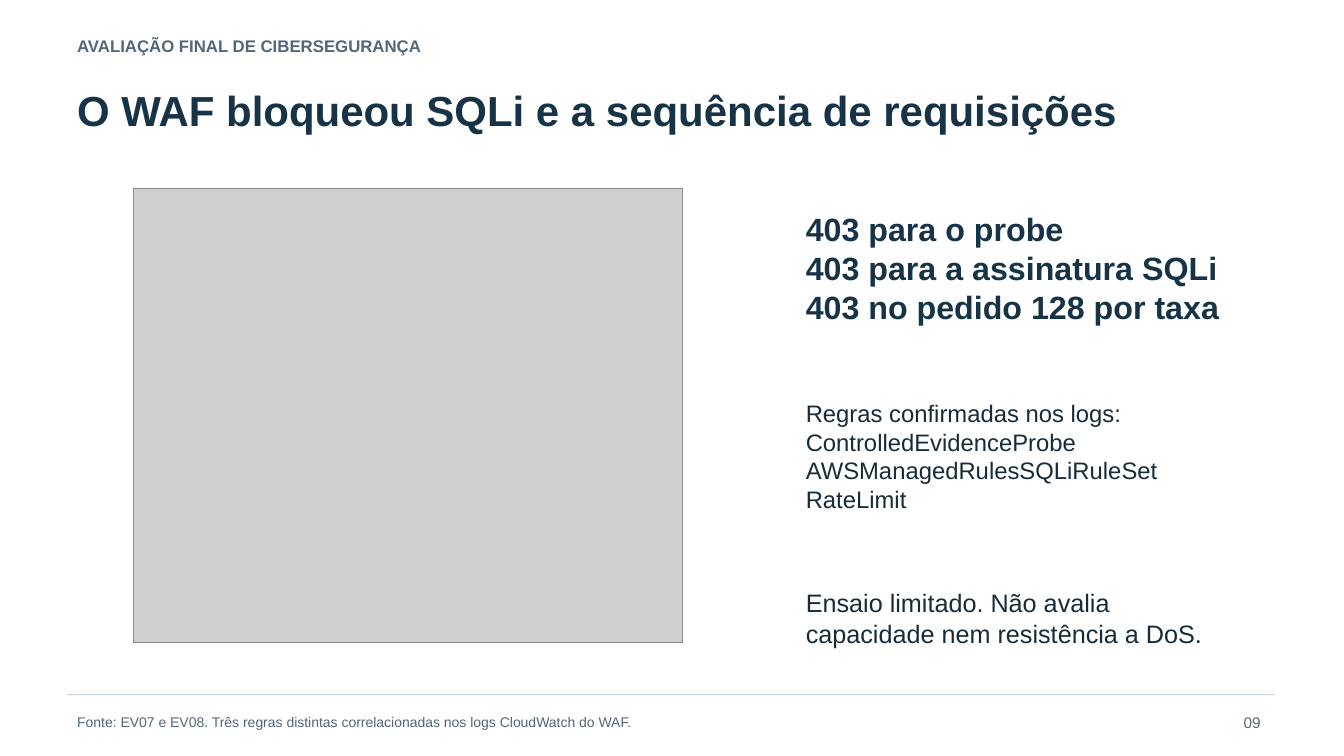
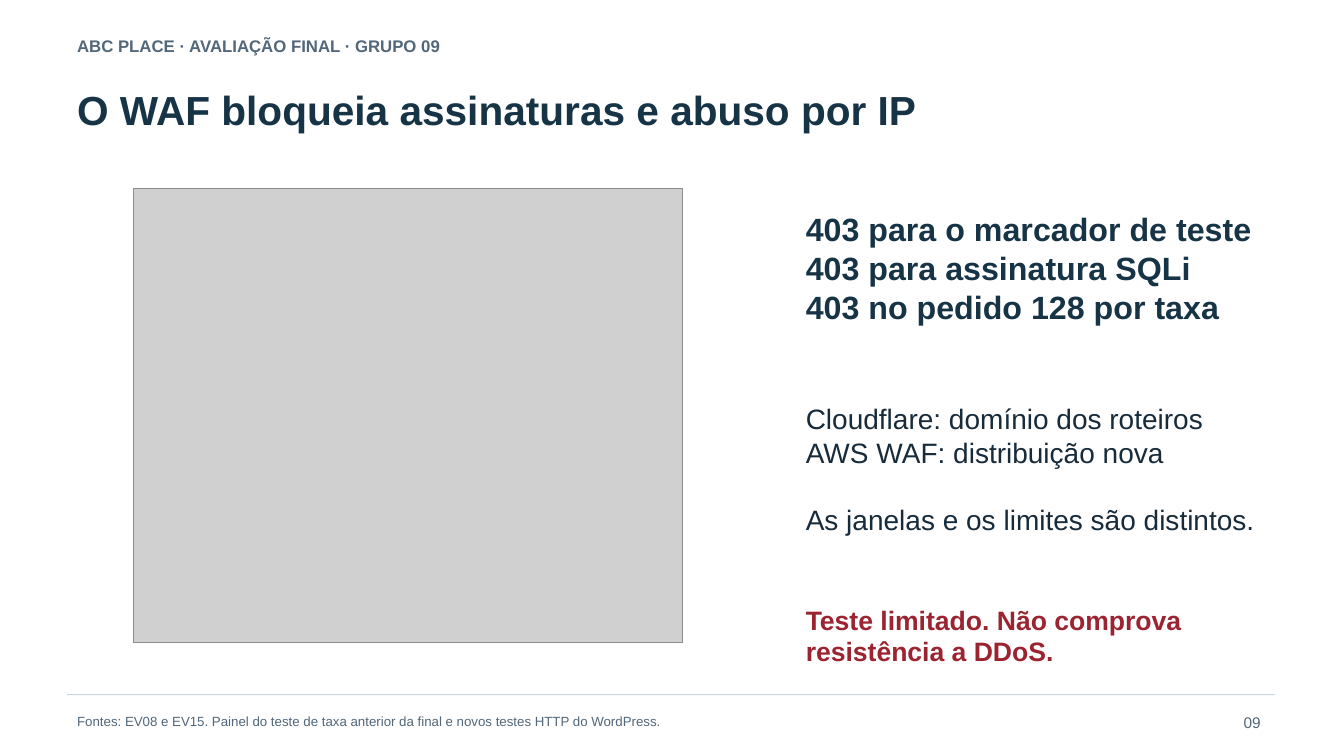
Before and after one commit to vitorkenzo299/CyberSec-ProvaFinal-26.2, a slide deck: slide 9 of entrega/Apresentacao_Executiva.pptx. Drawn at 1344x756 pixels with LibreOffice and Linux fonts; fonts in the diff are those of the drawing; grey boxes stand for pictures. Boxes give left, top, right and bottom in pixels: in the first picture for what was removed or moved away, otherwise in the second. Text is boxed around its words. In the diff, an @@ line names an element or a change of style, - is before the commit and + after.

Commit message:
Alinha avaliacao a ABC Place aos roteiros anteriores e ao Grupo 09

```diff
--- a/entrega/Apresentacao_Executiva.pptx
+++ b/entrega/Apresentacao_Executiva.pptx
@@ text at (x1=77, y1=38, x2=440, y2=56): text changed @@
-AVALIAÇÃO FINAL DE CIBERSEGURANÇA
+ABC PLACE · AVALIAÇÃO FINAL · GRUPO 09
@@ text at (x1=77, y1=95, x2=916, y2=133): text changed; size 30 to 29 pt @@
-O WAF bloqueou SQLi e a sequência de requisições
+O WAF bloqueia assinaturas e abuso por IP
@@ text at (x1=806, y1=217, x2=1251, y2=286): text changed @@
-403 para o probe
-403 para a assinatura SQLi
+403 para o marcador de teste
+403 para assinatura SQLi
@@ text at (x1=806, y1=408, x2=1255, y2=535): text changed; size 17 to 20 pt @@
-Regras confirmadas nos logs:
-ControlledEvidenceProbe
-AWSManagedRulesSQLiRuleSet
-RateLimit
+Cloudflare: domínio dos roteiros
+AWS WAF: distribuição nova
+As janelas e os limites são distintos.
@@ text at (x1=806, y1=610, x2=1181, y2=662): text changed; size 18 to 19 pt; text colour #172B3A to #9B2430; bold on @@
-Ensaio limitado. Não avalia
-capacidade nem resistência a DoS.
+Teste limitado. Não comprova resistência a DDoS.
@@ text at (x1=77, y1=716, x2=660, y2=726): text changed; size 10 to 9.5 pt @@
-Fonte: EV07 e EV08. Três regras distintas correlacionadas nos logs CloudWatch do WAF.
+Fontes: EV08 e EV15. Painel do teste de taxa anterior da final e novos testes HTTP do WordPress.
```
Also in this commit, not shown: 7 other slides changed, 4 slides added, 4 slides removed, 59 other files.
